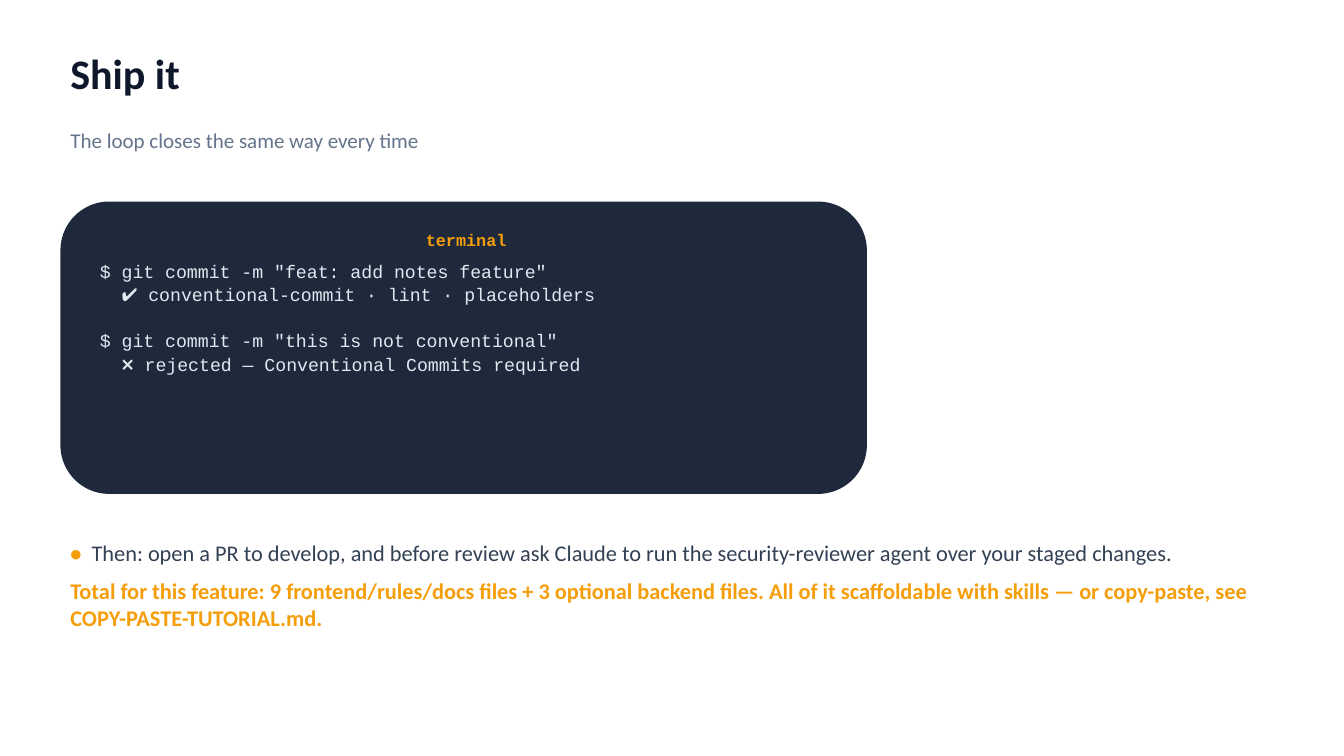
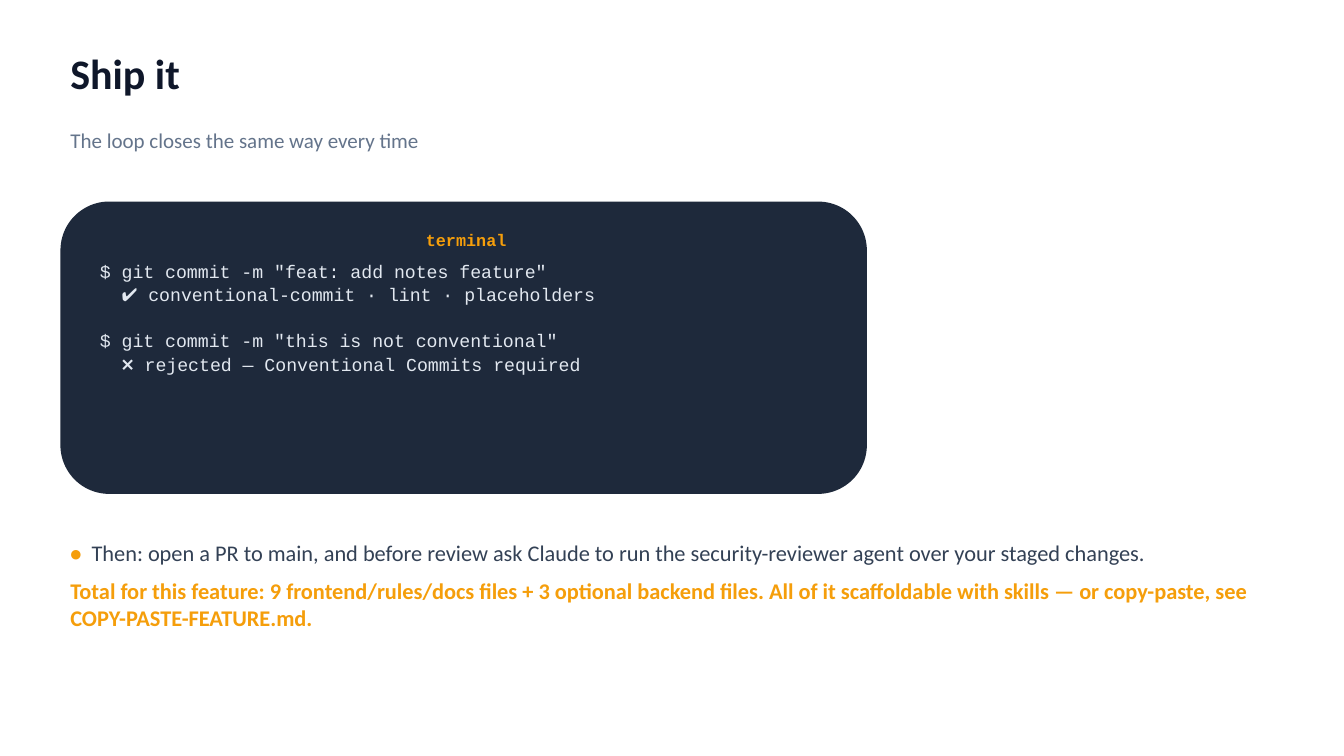
Before and after one commit to AEX8/team9-garage-boilerplate, a slide deck: slide 15 of docs/notes-feature-tutorial.pptx. Drawn at 1344x756 pixels with LibreOffice and Linux fonts; fonts in the diff are those of the drawing. Boxes give left, top, right and bottom in pixels: in the first picture for what was removed or moved away, otherwise in the second. Text is boxed around its words. In the diff, an @@ line names an element or a change of style, - is before the commit and + after.

Commit message:
fix: slide decks missed enabling Firestore, plus leftover develop/tutorial refs (#12)
- Setup slide never told students to enable Auth/Firestore, only "create
  a project" + "paste config" — the exact gap the markdown docs already
  covered, just missed when the decks were built.
- Several slides still said "PR into develop" and referenced the old
  combined COPY-PASTE-TUTORIAL.md (split into SETUP.md + FEATURE.md
  since then) — leftover from before the git workflow simplification
  and tutorial split.
- Two "firebase deploy" commands were missing the npx firebase-tools
  prefix fix that was already applied everywhere else.

```diff
--- a/docs/notes-feature-tutorial.pptx
+++ b/docs/notes-feature-tutorial.pptx
@@ text at box(70, 545, 1246, 626): text changed @@
-• Then: open a PR to develop, and before review ask Claude to run the security-reviewer agent over your staged changes.
-Total for this feature: 9 frontend/rules/docs files + 3 optional backend files. All of it scaffoldable with skills — or copy-paste, see COPY-PASTE-TUTORIAL.md.
+• Then: open a PR to main, and before review ask Claude to run the security-reviewer agent over your staged changes.
+Total for this feature: 9 frontend/rules/docs files + 3 optional backend files. All of it scaffoldable with skills — or copy-paste, see COPY-PASTE-FEATURE.md.
```
Also in this commit, not shown: 3 other slides changed, 1 other file.
